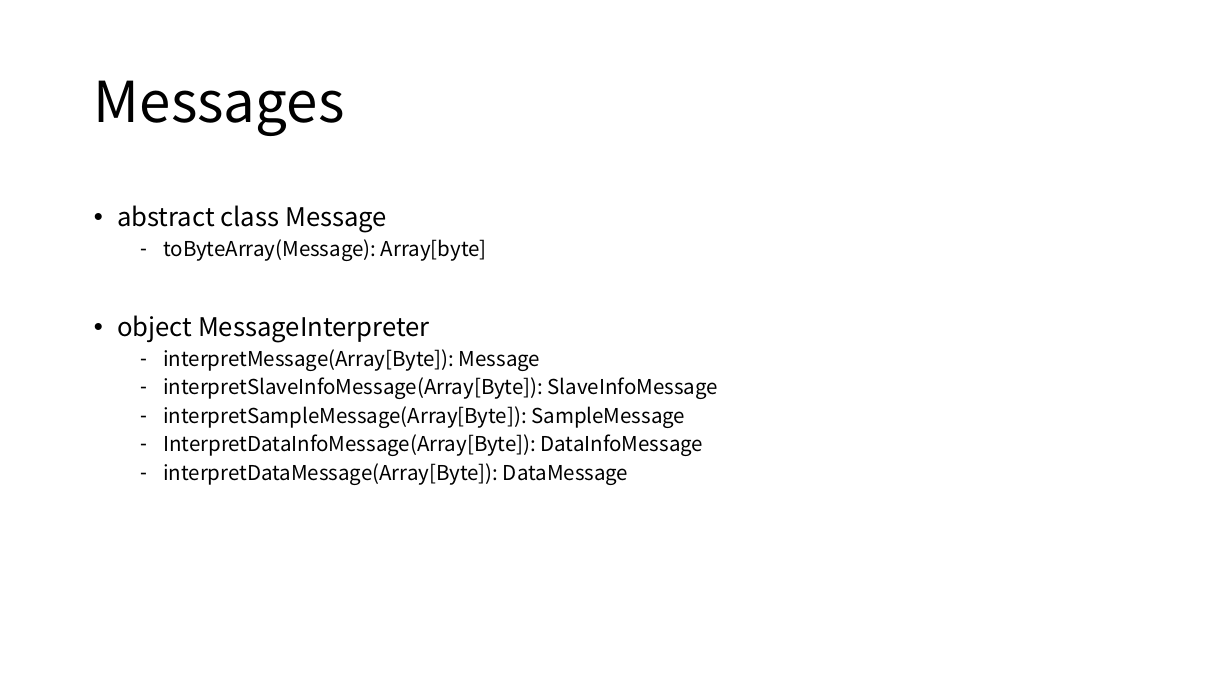
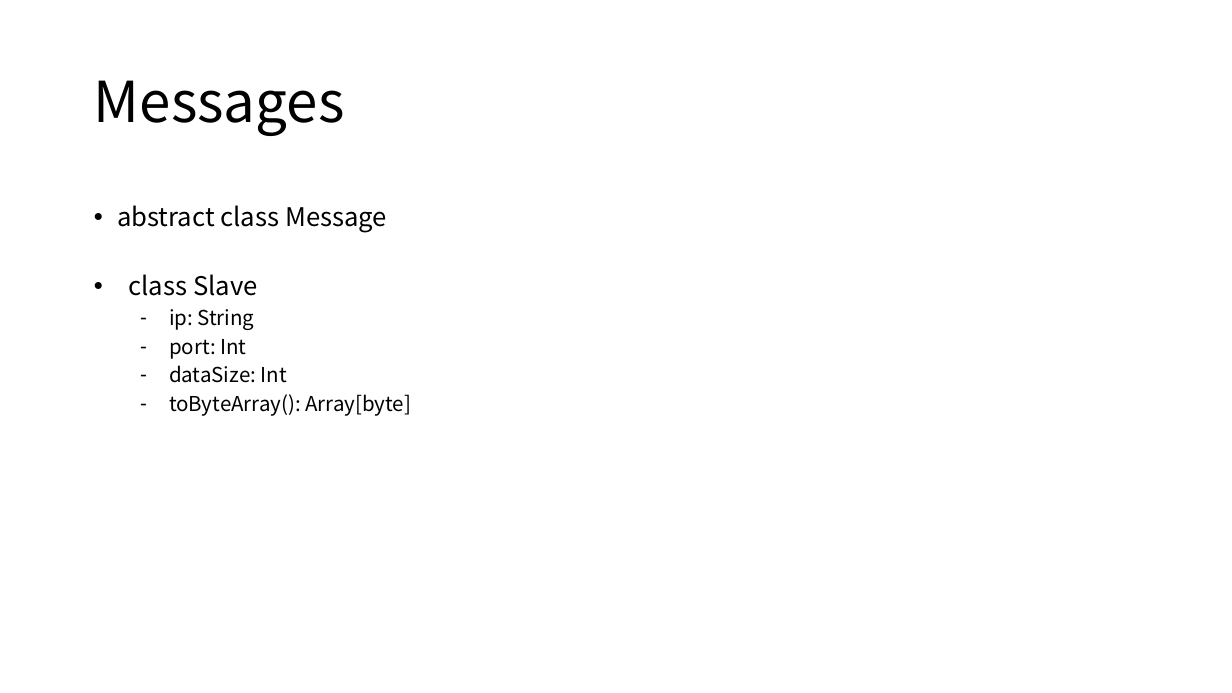
Before and after one commit to Eyebrowmoon/CS490, a slide deck: slide 23 of project.pptx (slide 22 before the commit). Drawn at 1232x693 pixels with LibreOffice and Linux fonts; fonts in the diff are those of the drawing. Boxes give left, top, right and bottom in pixels: in the first picture for what was removed or moved away, otherwise in the second. Text is boxed around its words. In the diff, an @@ line names an element or a change of style, - is before the commit and + after.

```diff
--- a/project.pptx
+++ b/project.pptx
@@ text at bbox=[129, 274, 411, 416]: text changed @@
-  – toByteArray(Message): Array[byte]
-• object MessageInterpreter
-  – interpretMessage(Array[Byte]): Message
-  – interpretSlaveInfoMessage(Array[Byte]): SlaveInfoMessage
-  – interpretSampleMessage(Array[Byte]): SampleMessage
-  – InterpretDataInfoMessage(Array[Byte]): DataInfoMessage
-  – interpretDataMessage(Array[Byte]): DataMessage
+• class Slave
+  – ip: String
+  – port: Int
+  – dataSize: Int
+  – toByteArray(): Array[byte]
```
Also in this commit, not shown: 12 other slides changed, 5 slides added, 5 slides removed.
